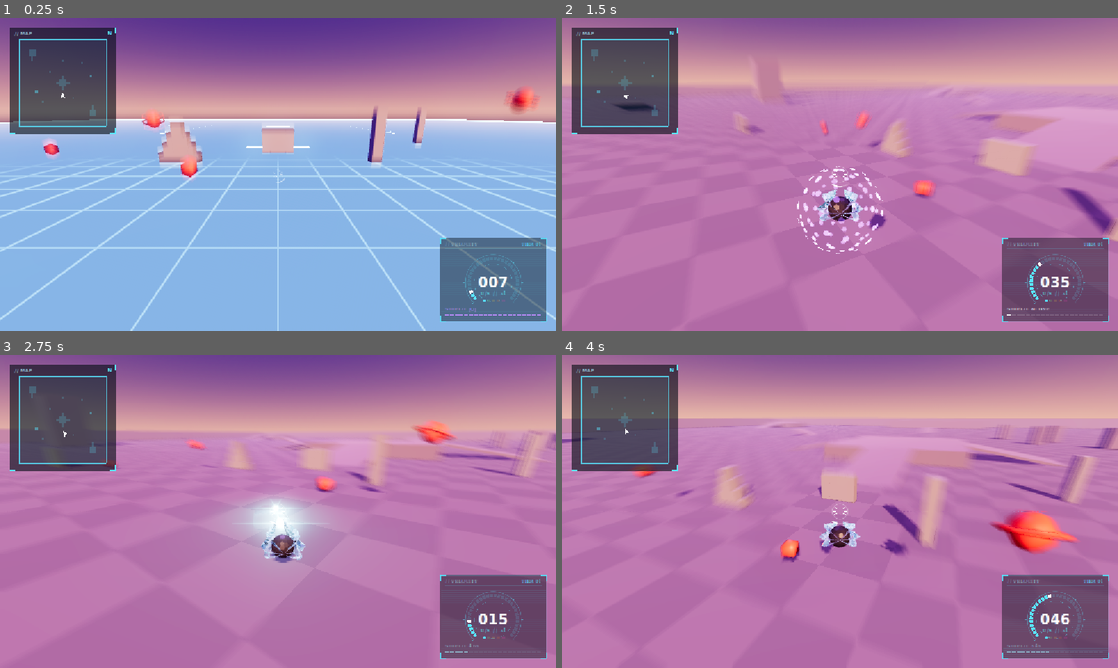
Above: before the commit, frames 1-4 (two rows, left to right).
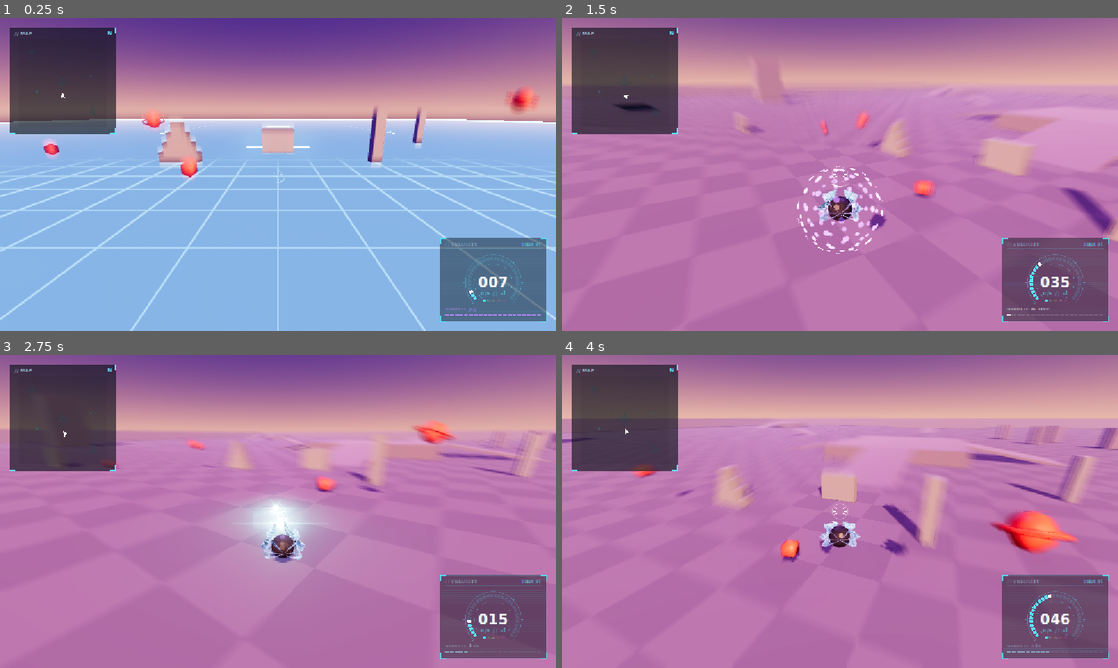
Above: after the commit, the same moments.

Repository: JumpYbutSchooled/Legion-Ball-
Game: Godot game, scene res://scenes/arena.tscn
Two runs of this game, one before a commit and one after it. Both use one fixed random seed, a clock stepped at 60 frames per second and the inputs below. This scene is started directly instead of the project's main scene.
Inputs (mouse positions are in pixels of both pictures, inside the frame that each line leads up to):
- Up to frame 1 (0.25 s): no input
- Up to frame 2 (1.5 s): tap Enter (ui_accept) at 0.5 s; move the mouse to (962, 158) at 0.52 s; press the mouse at (962, 158) at 0.53 s; hold D (move_right) 0.53-1.28 s; tap Space (jump) at 0.77, 1.07 s; move the mouse to (812, 174) at 1.27 s; release the mouse at (812, 174) at 1.28 s; hold W (move_forward) from 1.28 s (still down); tap Q (block) at 1.35 s
- Up to frame 3 (2.75 s): keep holding W (move_forward); tap Space (jump) at 1.52, 1.82 s; click (250, 511) at 1.55 s; move the mouse to (289, 505) at 2.02 s; press the mouse at (289, 505) at 2.03 s; tap E (camera_right) at 2.1 s
- Up to frame 4 (4 s): keep holding W (move_forward); move the mouse to (834, 517) at 2.77 s; release the mouse at (834, 517) at 2.78 s; tap / (chat) at 2.85 s; tap Space (jump) at 3.02, 3.32, 3.77 s; click (834, 517) at 3.05 s; move the mouse to (878, 514) at 3.52 s; hold Shift (chat_global) from 3.53 s (still down); click (878, 514) at 3.8 s

The runs differ from the first frame. In frame 1, 0.4% of the frame differs, in the area x 3-20%, y 6-35%; in frame 2, 0.4%; in frame 3, 0.4%; in frame 4, 0.4%.

Commit message:
v1.4.3: performance - minimap cache, merged map geometry
The minimap redrew every level shape (~700 on Gotham) as separate draw calls every
frame: it now draws the level once into a texture and only the moving parts per frame.
Map boxes are merged into a few meshes per material and chunk (map_merge.gd; after the
build-in if it plays); collisions untouched. The weapon wheel's hologram only renders
while the wheel is open. Gotham 53 -> 426 FPS, every map ~400+ at 1080p.

Co-Authored-By: Claude Opus 5.5 <noreply@anthropic.com>

Diff:
--- a/scripts/arena.gd
+++ b/scripts/arena.gd
@@ -34,6 +34,7 @@
 const Graphics := preload("res://scripts/graphics.gd")
 const BotBrain := preload("res://scripts/bot_brain.gd")
 const SpeedTrail := preload("res://scripts/speed_trail.gd")
+const MapMerge := preload("res://scripts/map_merge.gd")
 
 ## Spawn points spread round the middle of the map, facing inward.
 const SPAWN_RADIUS := 55.0
@@ -143,9 +144,15 @@
 		turrets.set("points", layout.call("turret_points"))
 		add_child(turrets)
 	# The map builds itself in as a wireframe (not on the server: nobody's watching).
-	if DisplayServer.get_name() != "headless" and has_node("Map") and SettingsScript.read(get_tree(), "map_intro"):
+	# Combine the map's thousands of boxes into a few meshes (same look, far fewer draw
+	# calls) - after the build-in if it plays, since that animates the boxes one by one.
+	var intro_on: bool = DisplayServer.get_name() != "headless" and has_node("Map") and SettingsScript.read(get_tree(), "map_intro")
+	if DisplayServer.get_name() != "headless" and has_node("Map") and not intro_on:
+		_merge_map.call_deferred()
+	if intro_on:
 		var intro := MapIntro.new()
 		intro.map = $Map
+		intro.done.connect(_merge_map)
 		intro.hidden.append(_players_root)
 		if has_node("Turrets"):
 			intro.hidden.append($Turrets)
@@ -158,6 +165,14 @@
 		var mod := get_tree().root.get_node_or_null("Mod")
 		if mod:
 			mod.call("practice_reset")
+
+
+## Combine the map's static boxes (map_merge.gd). Once only.
+func _merge_map() -> void:
+	if not is_inside_tree() or has_meta("merged") or not has_node("Map"):
+		return
+	set_meta("merged", true)
+	MapMerge.merge($Map)
 
 
 func _net() -> Node:
--- a/scripts/map_intro.gd
+++ b/scripts/map_intro.gd
@@ -7,6 +7,9 @@
 ## Added by the arena for the local player (never on the dedicated server). Purely visual
 ## and local: the host just keeps everyone spawn-protected for its length (arena.gd).
 ## Jump or fire skips to the end. Settings "map_intro" turns it off.
+
+## The map has gone solid (arena.gd merges its boxes then).
+signal done
 
 const WireShader := preload("res://shaders/build_wire.gdshader")
 const Sfx := preload("res://scripts/sfx.gd")
@@ -117,6 +120,7 @@
 		if is_instance_valid(node):
 			node.visible = true
 	_set_blocked(false)
+	done.emit()
 	_flash.color.a = 0.85
 	Sfx.play_flat(get_tree(), "impact_boom", 0.0)
 	var cam := get_viewport().get_camera_3d()
--- /dev/null
+++ b/scripts/map_merge.gd
@@ -0,0 +1,82 @@
+extends RefCounted
+## Speeds a map up without changing how it looks: every static box in it (thousands of
+## separate objects, each its own draw call) is combined into a few big meshes, one per
+## material per chunk of the map (so parts off-screen are still skipped). Collisions are
+## untouched (they stay on the StaticBody3Ds); only the visible boxes are merged.
+## Materials that are separate objects but identical (the builders make many) share a
+## mesh. The map shaders work in world space, so merged pieces look exactly the same.
+## Anything that moves (rigid bodies, practice targets) is left alone.
+
+## Chunk size in metres: small enough that looking one way skips most of the map, big
+## enough to keep the number of meshes low.
+const CHUNK := 120.0
+
+
+static func merge(map: Node3D) -> Dictionary:
+	var groups := {}  # key -> {"mat": Material, "shadow": int, "st": SurfaceTool}
+	var merged: Array[MeshInstance3D] = []
+	var to_local := map.global_transform.affine_inverse()
+	var signatures := {}  # Material -> signature string (cached)
+	for inst in _meshes(map):
+		var box := inst.mesh as PrimitiveMesh
+		if not box or not inst.visible or not inst.is_visible_in_tree() or _moves(inst, map):
+			continue
+		var mat: Material = inst.material_override if inst.material_override else box.material
+		if not mat:
+			continue
+		if not signatures.has(mat):
+			signatures[mat] = _signature(mat)
+		var pos := inst.global_position
+		var key := "%s|%d|%d|%d" % [signatures[mat], floori(pos.x / CHUNK), floori(pos.z / CHUNK), inst.cast_shadow]
+		if not groups.has(key):
+			var st := SurfaceTool.new()
+			st.begin(Mesh.PRIMITIVE_TRIANGLES)
+			groups[key] = {"mat": mat, "shadow": inst.cast_shadow, "st": st}
+		(groups[key]["st"] as SurfaceTool).append_from(box, 0, to_local * inst.global_transform)
+		merged.append(inst)
+	for key in groups:
+		var g: Dictionary = groups[key]
+		var out := MeshInstance3D.new()
+		out.name = "Merged"
+		out.mesh = (g["st"] as SurfaceTool).commit()
+		out.material_override = g["mat"]
+		out.cast_shadow = g["shadow"]
+		map.add_child(out)
+	for inst in merged:
+		inst.queue_free()
+	return {"pieces": merged.size(), "meshes": groups.size()}
+
+
+static func _meshes(node: Node) -> Array[MeshInstance3D]:
+	var out: Array[MeshInstance3D] = []
+	for child in node.get_children():
+		if child is MeshInstance3D:
+			out.append(child)
+		out.append_array(_meshes(child))
+	return out
+
+
+## Under something that moves (between it and the map)?
+static func _moves(node: Node, map: Node) -> bool:
+	var n := node.get_parent()
+	while n and n != map:
+		if n is RigidBody3D or n is CharacterBody3D or n is AnimatableBody3D:
+			return true
+		n = n.get_parent()
+	return false
+
+
+## Two materials with the same signature render identically, so they can share a mesh.
+static func _signature(mat: Material) -> String:
+	if mat is StandardMaterial3D:
+		var m := mat as StandardMaterial3D
+		return "S%s|%s|%s|%.3f|%.3f|%.3f|%d|%d|%d|%s" % [m.albedo_color, m.emission_enabled, m.emission, m.emission_energy_multiplier,
+			m.roughness, m.metallic, m.transparency, m.shading_mode, m.cull_mode, m.albedo_texture]
+	if mat is ShaderMaterial:
+		var sm := mat as ShaderMaterial
+		var parts := [sm.shader.resource_path if sm.shader else "none"]
+		if sm.shader:
+			for p in sm.shader.get_shader_uniform_list():
+				parts.append(str(sm.get_shader_parameter(p["name"])))
+		return "H" + "|".join(PackedStringArray(parts))
+	return "M%d" % mat.get_instance_id()
--- a/scripts/ui/minimap.gd
+++ b/scripts/ui/minimap.gd
@@ -6,6 +6,8 @@
 ## away.
 ## Reads the level itself: every box collider under the arena's Map node, plus the map's
 ## outline() if it has one (sprawl_map.gd).
+## The level (hundreds of shapes on the big maps) is drawn ONCE into a texture; each frame
+## only that picture, the players, the sigil tags and your arrow are drawn.
 
 const UIStyle := preload("res://scripts/ui/ui_style.gd")
 
@@ -32,6 +34,11 @@
 var _bounds := Rect2()
 var _collected := false
 var _seen := {}  # peer id -> [last seen position (x, z), seconds since]
+## The level, pre-drawn (at LEVEL_RES x the box size, so it stays sharp).
+const LEVEL_RES := 2.0
+var _level_view: SubViewport
+var _level_canvas: Control
+var _to_screen := Transform2D.IDENTITY
 var _check_timer := 0.0
 
 
@@ -45,6 +52,23 @@
 	_panel.mouse_filter = Control.MOUSE_FILTER_IGNORE
 	_panel.draw.connect(_draw_map)
 	add_child(_panel)
+	_level_view = SubViewport.new()
+	_level_view.size = Vector2i(int(SIZE * LEVEL_RES), int(SIZE * LEVEL_RES))
+	_level_view.transparent_bg = true
+	_level_view.disable_3d = true
+	_level_view.render_target_update_mode = SubViewport.UPDATE_DISABLED
+	add_child(_level_view)
+	_level_canvas = Control.new()
+	_level_canvas.size = Vector2(_level_view.size)
+	_level_canvas.draw.connect(_draw_level)
+	_level_view.add_child(_level_canvas)
+	# A new UI colour: draw the level again in it.
+	var settings := get_tree().root.get_node_or_null("Settings")
+	if settings:
+		settings.connect("changed", func() -> void:
+			if _collected:
+				_level_canvas.queue_redraw()
+				_level_view.render_target_update_mode = SubViewport.UPDATE_ONCE)
 
 
 func _process(delta: float) -> void:
@@ -85,6 +109,32 @@
 	return scene if scene and scene.has_method("player_ball") else null
 
 
+## The level itself, drawn into the texture (at LEVEL_RES scale).
+func _draw_level() -> void:
+	_level_canvas.draw_set_transform_matrix(Transform2D(0.0, Vector2(LEVEL_RES, LEVEL_RES), 0.0, Vector2.ZERO) * _to_screen)
+	var ground := Color(UIStyle.ACCENT, 0.07)
+	if _outline.size() >= 3:
+		_level_canvas.draw_colored_polygon(_outline, ground)
+	else:
+		for poly in _floors:
+			_level_canvas.draw_colored_polygon(poly, ground)
+	for shape in _shapes:
+		var k := clampf(shape[1] / 40.0, 0.0, 1.0)
+		var col := Color(UIStyle.ACCENT, lerpf(0.16, 0.75, k))
+		_level_canvas.draw_colored_polygon(shape[0], col)
+		# Zoomed out this far, thin walls are under a pixel wide: outline the tall ones.
+		if k > 0.5:
+			var loop := PackedVector2Array(shape[0])
+			loop.append(loop[0])
+			_level_canvas.draw_polyline(loop, col, -1.0)
+	# The level's edge.
+	var edges: Array = [_outline] if _outline.size() >= 3 else _floors
+	for loop_points in edges:
+		var edge := PackedVector2Array(loop_points)
+		edge.append(edge[0])
+		_level_canvas.draw_polyline(edge, Color(UIStyle.ACCENT, 0.8), -1.0)
+
+
 func _collect_level() -> void:
 	_collected = true
 	var arena := _arena()
@@ -140,38 +190,17 @@
 		return
 	if not _collected:
 		_collect_level()
+		# The whole level, north up, fitted inside the box.
+		var span := maxf(maxf(_bounds.size.x, _bounds.size.y), 1.0)
+		var zoom := (SIZE - PAD * 2.0) / span
+		_to_screen = Transform2D(0.0, Vector2(zoom, zoom), 0.0, Vector2(SIZE, SIZE) / 2.0 + Vector2(0.0, 4.0)) * Transform2D(0.0, -_bounds.get_center())
+		# Draw the level into its texture, once.
+		_level_canvas.queue_redraw()
+		_level_view.render_target_update_mode = SubViewport.UPDATE_ONCE
 	var rect := Rect2(Vector2.ZERO, Vector2(SIZE, SIZE))
-	var center := rect.size / 2.0
-	# The whole level, north up, fitted inside the box.
-	var span := maxf(maxf(_bounds.size.x, _bounds.size.y), 1.0)
-	var zoom := (SIZE - PAD * 2.0) / span
-	var to_screen := Transform2D(0.0, Vector2(zoom, zoom), 0.0, center + Vector2(0.0, 4.0)) * Transform2D(0.0, -_bounds.get_center())
-
+	var to_screen := _to_screen
 	_panel.draw_rect(rect, Color(0.02, 0.05, 0.08, 0.62))
-	_panel.draw_set_transform_matrix(to_screen)
-	var ground := Color(UIStyle.ACCENT, 0.07)
-	if _outline.size() >= 3:
-		_panel.draw_colored_polygon(_outline, ground)
-	else:
-		for poly in _floors:
-			_panel.draw_colored_polygon(poly, ground)
-	for shape in _shapes:
-		var k := clampf(shape[1] / 40.0, 0.0, 1.0)
-		var col := Color(UIStyle.ACCENT, lerpf(0.16, 0.75, k))
-		_panel.draw_colored_polygon(shape[0], col)
-		# Zoomed out this far, thin walls are under a pixel wide: outline the tall ones.
-		if k > 0.5:
-			var loop := PackedVector2Array(shape[0])
-			loop.append(loop[0])
-			_panel.draw_polyline(loop, col, -1.0)
-	# The level's edge.
-	var edges: Array = [_outline] if _outline.size() >= 3 else _floors
-	for loop_points in edges:
-		var edge := PackedVector2Array(loop_points)
-		edge.append(edge[0])
-		_panel.draw_polyline(edge, Color(UIStyle.ACCENT, 0.8), -1.0)
-	_panel.draw_set_transform_matrix(Transform2D.IDENTITY)
-
+	_panel.draw_texture_rect(_level_view.get_texture(), rect, false)
 	# Other players, where they were last seen; pinned to the edge if off the map.
 	var net := get_tree().root.get_node_or_null("Net")
 	var arena := _arena()
--- a/scripts/ui/weapon_selector.gd
+++ b/scripts/ui/weapon_selector.gd
@@ -296,6 +296,8 @@
 	vp.own_world_3d = true
 	vp.transparent_bg = true
 	vp.msaa_3d = Viewport.MSAA_4X
+	# Only rendered while the wheel is open (the panel is hidden otherwise).
+	vp.render_target_update_mode = SubViewport.UPDATE_WHEN_PARENT_VISIBLE
 	holder.add_child(vp)
 	var cam := Camera3D.new()
 	cam.fov = 40.0
